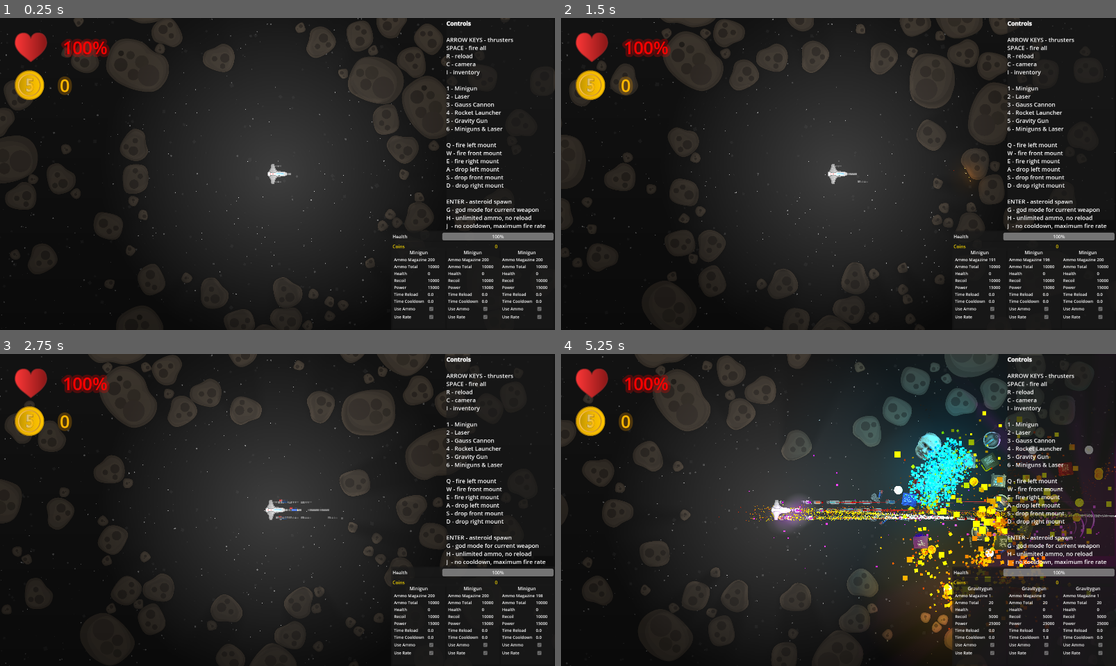
Above: before the commit, frames 1-4 (two rows, left to right).
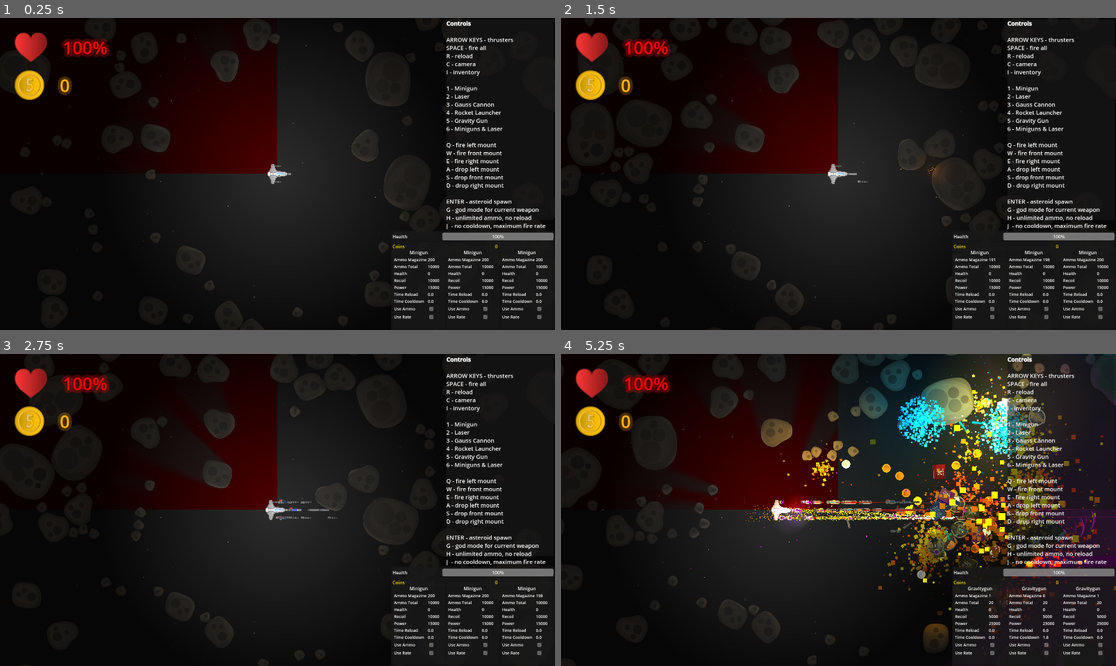
Above: after the commit, the same moments.

Repository: mkormout/graviton
Game: Godot game, scene res://universe.tscn
Same seed, same stepped clock (60 frames per second), same inputs: the game is played once before the commit and once after it. Before the commit the project starts from res://world.tscn.
Inputs:
- Up to frame 1 (0.25 s): no input
- Up to frame 2 (1.5 s): tap Enter at 0.5 s; hold D 0.53-1.28 s; hold Q 0.53-1.28 s; tap Space at 0.77, 1.07 s; tap E at 0.8, 1.35 s; hold S from 1.28 s (still down)
- Up to frame 3 (2.75 s): tap Space at 1.52, 1.82 s; tap 1 at 1.55 s; release S at 2.03 s; hold D from 2.03 s (still down); hold 1 from 2.03 s (still down); tap 2 at 2.3 s
- Up to frame 4 (5.25 s): release D at 2.78 s; release 1 at 2.78 s; hold W 2.78-3.53 s; tap 2 at 2.85 s; tap Space at 3.02, 3.32, 3.77, 4.07, 4.52, 4.82 s; tap 3 at 3.05 s; hold 3 3.53-4.28 s; hold A 3.53-5.03 s; tap 4 at 3.8, 4.35 s; tap 5 at 4.55 s; hold S from 5.03 s (still down); hold 5 from 5.03 s (still down)

The runs differ from the first frame. In frame 1, 20% of the frame differs, in the area x 0-100%, y 0-100%; in frame 2, 20%; in frame 3, 19%; in frame 4, 39%.

Commit message:
sectors - basics

Diff:
--- a/components/sector.gd
+++ b/components/sector.gd
@@ -1,4 +1,4 @@
-class_name Sector extends PackedScene
+class_name Sector extends Node2D
 
 @export var title: String
 @export var obstacles: Array[SceneObstacle] = []
--- /dev/null
+++ b/prefabs/sector.tscn
@@ -0,0 +1,68 @@
+[gd_scene load_steps=6 format=3 uid="uid://wrowo07ehy0n"]
+
+[ext_resource type="Script" path="res://components/sector.gd" id="1_vherw"]
+
+[sub_resource type="Curve" id="Curve_6smtm"]
+bake_resolution = 1000
+_data = [Vector2(0, 0.0987766), 0.0, 0.0662506, 0, 0, Vector2(0.554667, 0.349116), 0.560463, 0.560463, 0, 0, Vector2(0.877333, 0.684866), 1.43834, 1.43834, 0, 0, Vector2(1, 0.9087), 3.42377, 0.0, 0, 0]
+point_count = 4
+
+[sub_resource type="Gradient" id="Gradient_fc8mh"]
+offsets = PackedFloat32Array(0, 0.760252)
+colors = PackedColorArray(1, 1, 1, 1, 3, 3, 3, 0.0392157)
+
+[sub_resource type="Gradient" id="Gradient_0iis8"]
+offsets = PackedFloat32Array(0, 0.609231)
+colors = PackedColorArray(1, 1, 1, 1, 1, 1, 1, 0)
+
+[sub_resource type="GradientTexture2D" id="GradientTexture2D_4o1t3"]
+gradient = SubResource("Gradient_0iis8")
+width = 200
+height = 200
+fill = 1
+fill_from = Vector2(0.5, 0.5)
+fill_to = Vector2(0.5, 0.05)
+
+[node name="Sector" type="Node2D"]
+script = ExtResource("1_vherw")
+
+[node name="Stars" type="CPUParticles2D" parent="."]
+z_index = -1
+amount = 1000
+lifetime = 100.0
+preprocess = 100.0
+fixed_fps = 5
+emission_shape = 3
+emission_rect_extents = Vector2(50000, 50000)
+direction = Vector2(1, 1)
+spread = 180.0
+gravity = Vector2(0, 0)
+angle_max = 90.0
+scale_amount_min = 10.0
+scale_amount_max = 160.0
+scale_amount_curve = SubResource("Curve_6smtm")
+color_ramp = SubResource("Gradient_fc8mh")
+
+[node name="BackgroundRadialLight" type="PointLight2D" parent="."]
+position = Vector2(2.08165e-12, 2.08165e-12)
+rotation = -1.5708
+scale = Vector2(5, 5)
+blend_mode = 2
+shadow_item_cull_mask = 3
+texture = SubResource("GradientTexture2D_4o1t3")
+texture_scale = 50.0
+
+[node name="AmbientUniverseLight" type="CanvasModulate" parent="."]
+color = Color(0.176471, 0.176471, 0.176471, 1)
+
+[node name="AmbientSectorLight" type="ColorRect" parent="."]
+z_index = -500
+z_as_relative = false
+anchors_preset = 9
+anchor_bottom = 1.0
+offset_left = -25000.0
+offset_top = -25000.0
+offset_right = 25000.0
+offset_bottom = 25000.0
+grow_vertical = 2
+color = Color(0.137255, 0.137255, 0.137255, 1)
--- a/project.godot
+++ b/project.godot
@@ -11,7 +11,7 @@
 [application]
 
 config/name="graviton"
-run/main_scene="res://world.tscn"
+run/main_scene="res://universe.tscn"
 config/features=PackedStringArray("4.2", "GL Compatibility")
 run/max_fps=100
 config/icon="res://icon.svg"
--- /dev/null
+++ b/sectors/proxima-centauri.tscn
@@ -0,0 +1,68 @@
+[gd_scene load_steps=6 format=3 uid="uid://bcxmydu0jwuco"]
+
+[ext_resource type="Script" path="res://components/sector.gd" id="1_n5kco"]
+
+[sub_resource type="Curve" id="Curve_6smtm"]
+bake_resolution = 1000
+_data = [Vector2(0, 0.0987766), 0.0, 0.0662506, 0, 0, Vector2(0.554667, 0.349116), 0.560463, 0.560463, 0, 0, Vector2(0.877333, 0.684866), 1.43834, 1.43834, 0, 0, Vector2(1, 0.9087), 3.42377, 0.0, 0, 0]
+point_count = 4
+
+[sub_resource type="Gradient" id="Gradient_fc8mh"]
+offsets = PackedFloat32Array(0, 0.760252)
+colors = PackedColorArray(1, 1, 1, 1, 3, 3, 3, 0.0392157)
+
+[sub_resource type="Gradient" id="Gradient_0iis8"]
+offsets = PackedFloat32Array(0, 0.609231)
+colors = PackedColorArray(1, 1, 1, 1, 1, 1, 1, 0)
+
+[sub_resource type="GradientTexture2D" id="GradientTexture2D_4o1t3"]
+gradient = SubResource("Gradient_0iis8")
+width = 200
+height = 200
+fill = 1
+fill_from = Vector2(0.5, 0.5)
+fill_to = Vector2(0.5, 0.05)
+
+[node name="Sector" type="Node2D"]
+script = ExtResource("1_n5kco")
+
+[node name="Stars" type="CPUParticles2D" parent="."]
+z_index = -1
+amount = 1000
+lifetime = 100.0
+preprocess = 100.0
+fixed_fps = 5
+emission_shape = 3
+emission_rect_extents = Vector2(50000, 50000)
+direction = Vector2(1, 1)
+spread = 180.0
+gravity = Vector2(0, 0)
+angle_max = 90.0
+scale_amount_min = 10.0
+scale_amount_max = 160.0
+scale_amount_curve = SubResource("Curve_6smtm")
+color_ramp = SubResource("Gradient_fc8mh")
+
+[node name="BackgroundRadialLight" type="PointLight2D" parent="."]
+position = Vector2(2.08165e-12, 2.08165e-12)
+rotation = -1.5708
+scale = Vector2(5, 5)
+blend_mode = 2
+shadow_item_cull_mask = 3
+texture = SubResource("GradientTexture2D_4o1t3")
+texture_scale = 50.0
+
+[node name="AmbientUniverseLight" type="CanvasModulate" parent="."]
+color = Color(0.12549, 0.12549, 0.12549, 1)
+
+[node name="AmbientSectorLight" type="ColorRect" parent="."]
+z_index = -500
+z_as_relative = false
+anchors_preset = 9
+anchor_bottom = 1.0
+offset_left = -25000.0
+offset_top = -25000.0
+offset_right = 25000.0
+offset_bottom = 25000.0
+grow_vertical = 2
+color = Color(0.239216, 0, 0, 1)
--- /dev/null
+++ b/sectors/sol.tscn
@@ -0,0 +1,5 @@
+[gd_scene load_steps=2 format=3 uid="uid://5tq6yd8jk6kb"]
+
+[ext_resource type="PackedScene" uid="uid://wrowo07ehy0n" path="res://prefabs/sector.tscn" id="1_ndm6w"]
+
+[node name="Sector" instance=ExtResource("1_ndm6w")]
--- /dev/null
+++ b/universe.gd
@@ -0,0 +1,156 @@
+extends Node2D
+
+var ship_model = preload("res://prefabs/ship-bfg-23/ship-bfg-23.tscn")
+var minigun_model = preload("res://prefabs/minigun/minigun.tscn")
+var gausscannon_model = preload("res://prefabs/gausscannon/gausscannon.tscn")
+var rpg_model = preload("res://prefabs/rpg/rpg.tscn")
+var gravitygun_model = preload("res://prefabs/gravitygun/gravitygun.tscn")
+var laser_model = preload("res://prefabs/laser/laser.tscn")
+
+var asteroids_small_model = [
+	preload("res://prefabs/asteroid/asteroid-small-1.tscn"),
+	preload("res://prefabs/asteroid/asteroid-small-2.tscn"),
+]
+
+var asteroids_medium_model = [
+	preload("res://prefabs/asteroid/asteroid-medium-1.tscn"),
+	preload("res://prefabs/asteroid/asteroid-medium-2.tscn"),
+]
+
+var asteroids_large_model = [
+	preload("res://prefabs/asteroid/asteroid-large-1.tscn"),
+	preload("res://prefabs/asteroid/asteroid-large-2.tscn"),
+]
+
+var godmode: bool = false
+var camera_follow: bool = false
+
+# PHYSICAL LAYERS DESCRIPTION:
+# 1. Ship
+# 2. Weapons
+# 3. Bullets
+# 4. Asteroids
+# 5. Explosions
+# 6. Coins
+# 7. Ammo
+# 8. Weapon Item
+
+# Called when the node enters the scene tree for the first time.
+func _ready():
+	mount_weapon($ShipBFG23, minigun_model, "")
+	mount_weapon($ShipBFG23, minigun_model, "left")
+	mount_weapon($ShipBFG23, minigun_model, "right")
+
+	spawn_asteroids(100)
+
+func notify_weapons(action: String):
+	if not $ShipBFG23:
+		return
+
+	$ShipBFG23.do(null, action, "")
+	$ShipBFG23.do(null, action, "left")
+	$ShipBFG23.do(null, action, "right")
+
+# Called every frame. 'delta' is the elapsed time since the previous frame.
+func _process(_delta):
+	if Input.is_key_pressed(KEY_SPACE):
+		notify_weapons("fire")
+
+func _input(_ev):
+	if not $ShipBFG23:
+		return
+
+	if Input.is_key_pressed(KEY_Q):
+		$ShipBFG23.do(null, "fire", "left")
+	if Input.is_key_pressed(KEY_W):
+		$ShipBFG23.do(null, "fire", "")
+	if Input.is_key_pressed(KEY_E):
+		$ShipBFG23.do(null, "fire", "right")
+
+	if Input.is_key_pressed(KEY_1):
+		mount_ship_weapons(minigun_model)
+
+	if Input.is_key_pressed(KEY_2):
+		mount_ship_weapons(laser_model)
+
+	if Input.is_key_pressed(KEY_3):
+		mount_ship_weapons(gausscannon_model)
+
+	if Input.is_key_pressed(KEY_4):
+		mount_ship_weapons(rpg_model)
+
+	if Input.is_key_pressed(KEY_5):
+		mount_ship_weapons(gravitygun_model)
+
+	if Input.is_key_pressed(KEY_6):
+		mount_weapon($ShipBFG23, laser_model, "")
+		mount_weapon($ShipBFG23, minigun_model, "left")
+		mount_weapon($ShipBFG23, minigun_model, "right")
+
+	if Input.is_key_pressed(KEY_ENTER):
+		spawn_asteroids(10)
+
+	if Input.is_key_pressed(KEY_G):
+		notify_weapons("godmode")
+		godmode = true
+
+	if Input.is_key_pressed(KEY_H):
+		notify_weapons("use_ammo")
+
+	if Input.is_key_pressed(KEY_J):
+		notify_weapons("use_rate")
+
+	if Input.is_key_pressed(KEY_R):
+		notify_weapons("reload")
+
+	if Input.is_key_pressed(KEY_C):
+		camera_follow = not camera_follow
+
+		if camera_follow:
+			$ShipCamera.make_current()
+		else:
+			$Camera2D.make_current()
+
+	if Input.is_key_pressed(KEY_A):
+		$ShipBFG23.unmount_weapon("left")
+	if Input.is_key_pressed(KEY_S):
+		$ShipBFG23.unmount_weapon("")
+	if Input.is_key_pressed(KEY_D):
+		$ShipBFG23.unmount_weapon("right")
+
+	if Input.is_key_pressed(KEY_I):
+		$ShipBFG23.toggle_inventory()
+
+func spawn_asteroids(count: int):
+	for x in range(count * 0.5):
+		add_asteroid(asteroids_small_model.pick_random())
+
+	for x in range(count * 0.4):
+		add_asteroid(asteroids_medium_model.pick_random())
+
+	for x in range(count * 0.1):
+		add_asteroid(asteroids_large_model.pick_random())
+
+func mount_weapon(body: MountableBody, what: PackedScene, where: String):
+	var weapon = what.instantiate() if what else null
+	body.mount_weapon(weapon, where)
+
+func mount_ship_weapons(what: PackedScene):
+	mount_weapon($ShipBFG23, what, "")
+	mount_weapon($ShipBFG23, what, "left")
+	mount_weapon($ShipBFG23, what, "right")
+
+func add_asteroid(model: PackedScene):
+	const MIN_RANGE = 4000
+	const MAX_RANGE = 10000
+	const MAX_LINEAR_VELOCITY = 1000
+	const MAX_ANGULAR_VELOCITY = PI / 2
+
+	var asteroid = model.instantiate() as RigidBody2D
+	asteroid.position = Vector2.from_angle(randf() * 2*PI) * randf_range(MIN_RANGE, MAX_RANGE)
+	asteroid.rotation = randf_range(0, 2*PI)
+	asteroid.linear_velocity = Vector2.from_angle(randf() * 2*PI) * randi_range(-MAX_LINEAR_VELOCITY, MAX_LINEAR_VELOCITY)
+	asteroid.angular_velocity = MAX_ANGULAR_VELOCITY * randi_range(-1, 1)
+	asteroid.angular_damp = -1
+	asteroid.linear_damp = 0
+	add_child(asteroid)
--- /dev/null
+++ b/universe.tscn
@@ -0,0 +1,46 @@
+[gd_scene load_steps=11 format=3 uid="uid://dy3pyxrk63m8d"]
+
+[ext_resource type="PackedScene" uid="uid://5tq6yd8jk6kb" path="res://sectors/sol.tscn" id="1_cye2s"]
+[ext_resource type="Script" path="res://universe.gd" id="1_d2grq"]
+[ext_resource type="Script" path="res://components/body_camera.gd" id="3_jpglq"]
+[ext_resource type="PackedScene" uid="uid://bcxmydu0jwuco" path="res://sectors/proxima-centauri.tscn" id="3_tlc4w"]
+[ext_resource type="PackedScene" uid="uid://beanxs20fe7qx" path="res://prefabs/ui/hud.tscn" id="4_7xrxw"]
+[ext_resource type="PackedScene" uid="uid://dy8c1mmutnbql" path="res://prefabs/ui/controls-hint.tscn" id="5_uwd18"]
+[ext_resource type="PackedScene" uid="uid://diqfcg5rnk5rq" path="res://prefabs/ship-bfg-23/ship-bfg-23.tscn" id="6_kccwf"]
+[ext_resource type="PackedScene" uid="uid://cdueiyx71afgd" path="res://prefabs/ui/status-bar.tscn" id="7_62r70"]
+
+[sub_resource type="TileSetScenesCollectionSource" id="TileSetScenesCollectionSource_21b07"]
+scenes/1/scene = ExtResource("1_cye2s")
+scenes/2/scene = ExtResource("3_tlc4w")
+
+[sub_resource type="TileSet" id="TileSet_s2sy6"]
+tile_size = Vector2i(50000, 50000)
+sources/0 = SubResource("TileSetScenesCollectionSource_21b07")
+
+[node name="Universe" type="Node2D"]
+script = ExtResource("1_d2grq")
+
+[node name="TileMap" type="TileMap" parent="."]
+tile_set = SubResource("TileSet_s2sy6")
+rendering_quadrant_size = 4
+format = 2
+layer_0/tile_data = PackedInt32Array(65535, 0, 65536, 0, 0, 65536, -65536, 0, 65536, -1, 0, 131072, -65535, 0, 131072, 1, 0, 131072)
+
+[node name="Camera2D" type="Camera2D" parent="."]
+zoom = Vector2(0.1, 0.1)
+position_smoothing_enabled = true
+
+[node name="ShipCamera" type="Camera2D" parent="." node_paths=PackedStringArray("body")]
+position_smoothing_enabled = true
+script = ExtResource("3_jpglq")
+body = NodePath("../ShipBFG23")
+
+[node name="Hud" parent="." node_paths=PackedStringArray("ship") instance=ExtResource("4_7xrxw")]
+ship = NodePath("../ShipBFG23")
+
+[node name="Controls-hint" parent="." instance=ExtResource("5_uwd18")]
+
+[node name="ShipBFG23" parent="." instance=ExtResource("6_kccwf")]
+
+[node name="Coins" parent="." node_paths=PackedStringArray("ship") instance=ExtResource("7_62r70")]
+ship = NodePath("../ShipBFG23")
